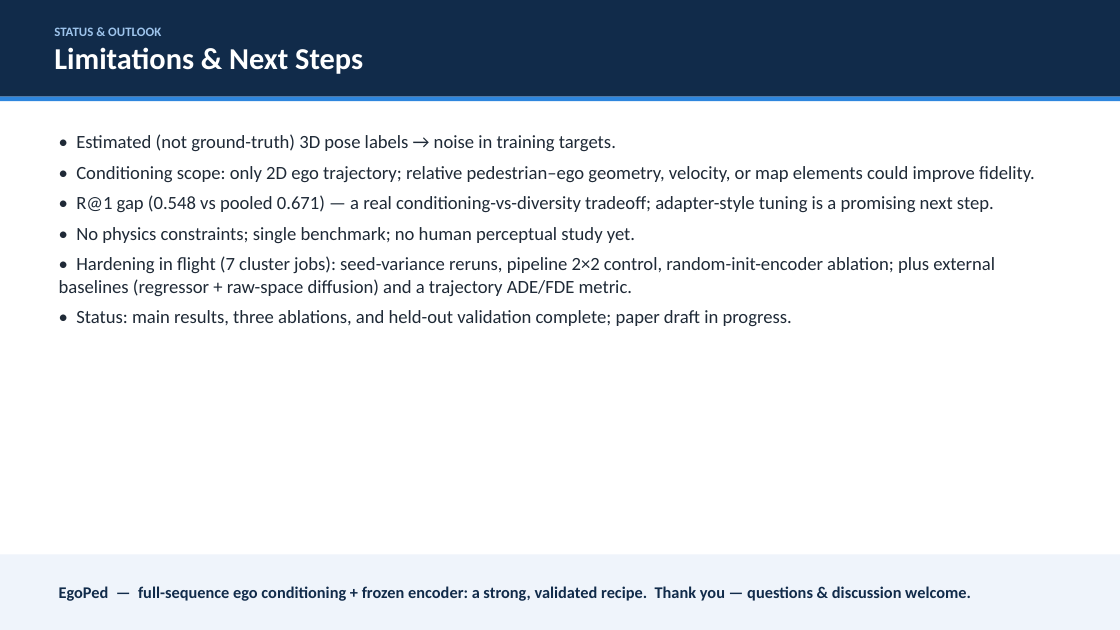
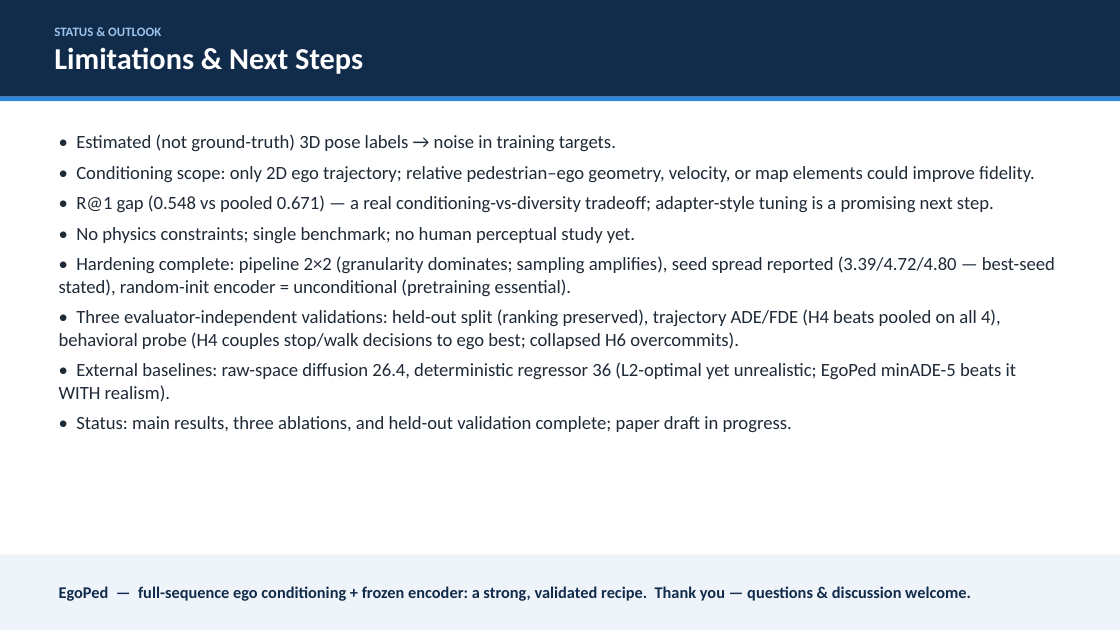
Before and after one commit to ers1804/motion-latent-diffusion, a slide deck: slide 14 of research/to_human/EgoPed_professor_deck.pptx. Drawn at 1120x630 pixels with LibreOffice and Linux fonts; fonts in the diff are those of the drawing. Boxes give left, top, right and bottom in pixels: in the first picture for what was removed or moved away, otherwise in the second. Text is boxed around its words. In the diff, an @@ line names an element or a change of style, - is before the commit and + after.

Commit message:
research(paper): deck refreshed to match the rewrite — unified 40%, EgoPed-IA row, hardening verdicts
Main-result slide: unified table + EgoPed-IA (2.880), conservative-verified
framing replaces the in-progress caveat; ablation-1 unified numbers (6.677 vs
5.620); recipe + limitations slides now carry the full hardening verdicts
(2x2, seeds, rand-init, ADE/FDE, behavioral probe, baseline ladder).

```diff
--- a/research/to_human/EgoPed_professor_deck.pptx
+++ b/research/to_human/EgoPed_professor_deck.pptx
@@ text at (59, 256, 1055, 402): text changed @@
-• Hardening in flight (7 cluster jobs): seed-variance reruns, pipeline 2×2 control, random-init-encoder ablation; plus external baselines (regressor + raw-space diffusion) and a trajectory ADE/FDE metric.
+• Hardening complete: pipeline 2×2 (granularity dominates; sampling amplifies), seed spread reported (3.39/4.72/4.80 — best-seed stated), random-init encoder = unconditional (pretraining essential).
+• Three evaluator-independent validations: held-out split (ranking preserved), trajectory ADE/FDE (H4 beats pooled on all 4), behavioral probe (H4 couples stop/walk decisions to ego best; collapsed H6 overcommits).
+• External baselines: raw-space diffusion 26.4, deterministic regressor 36 (L2-optimal yet unrealistic; EgoPed minADE-5 beats it WITH realism).
```
Also in this commit, not shown: 4 other slides changed.
